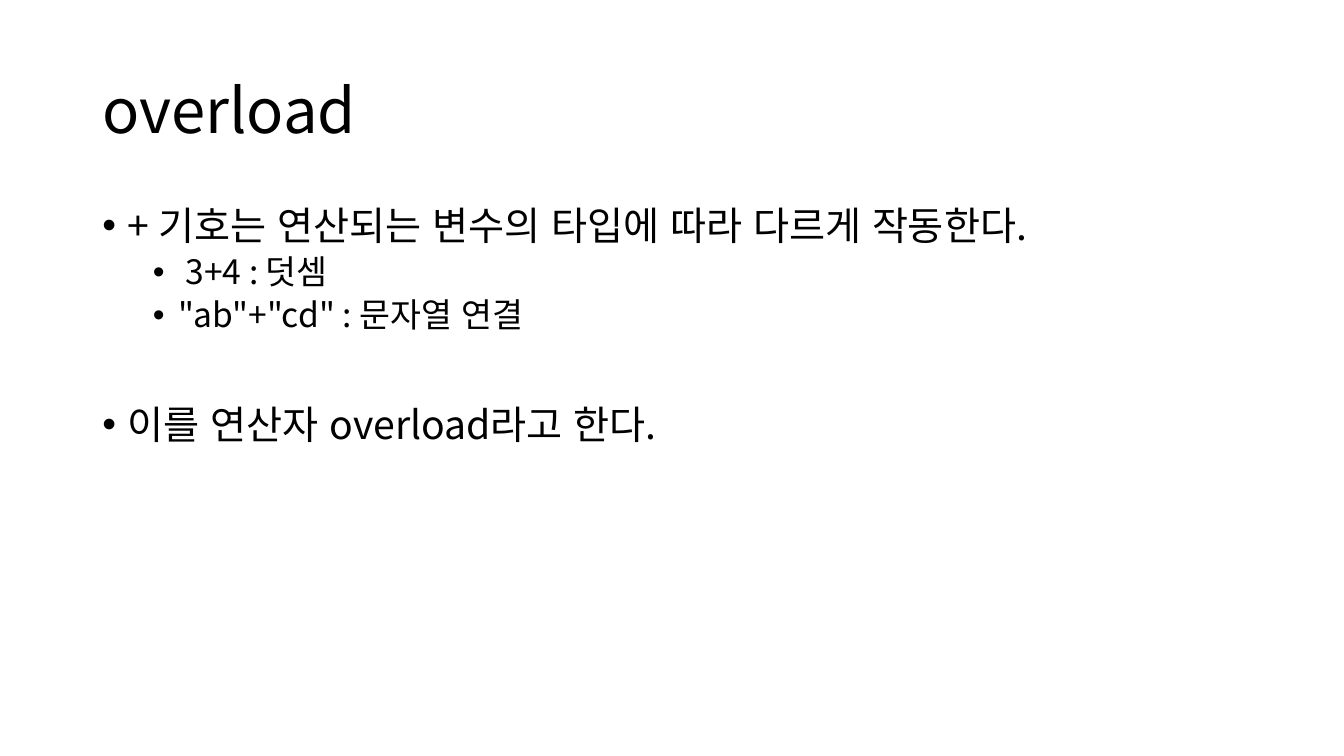
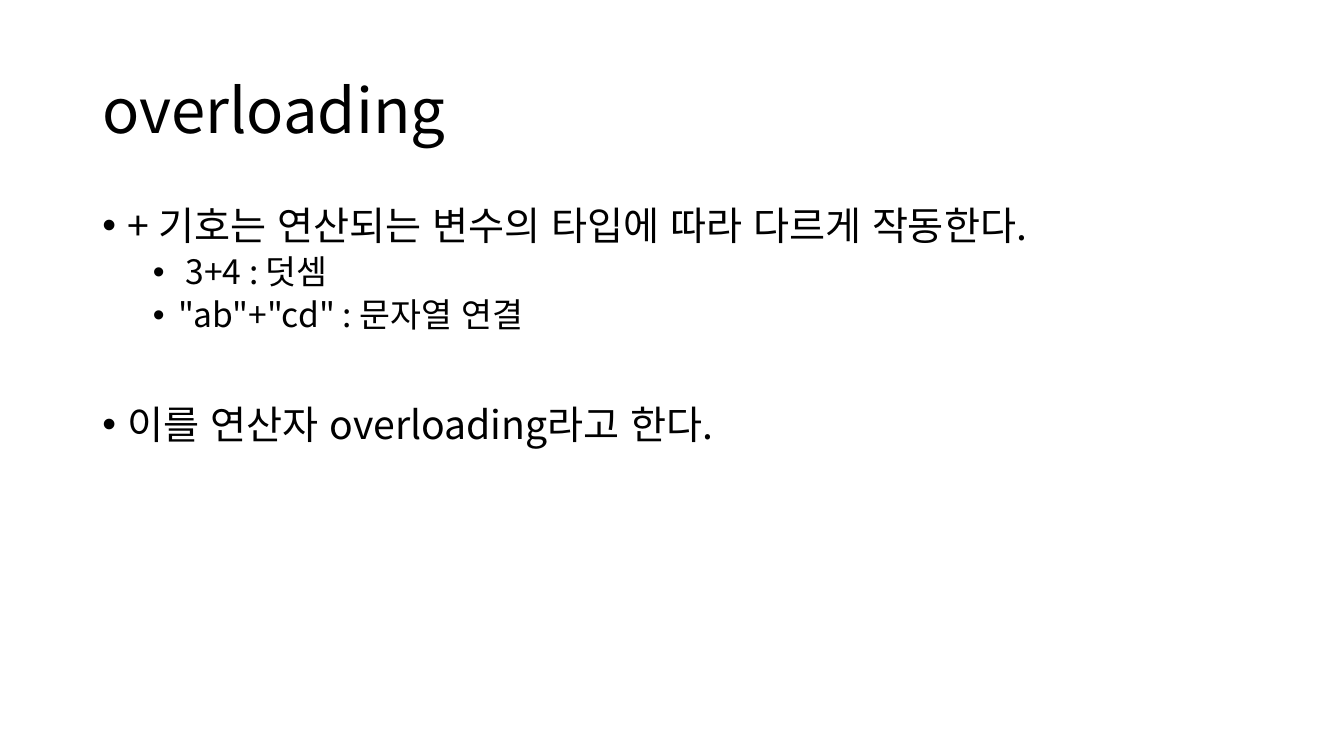
Before and after one commit to rigel13/SPuP, a slide deck: slide 24 of lecture/Python_2_기본.pptx. Drawn at 1344x756 pixels with LibreOffice and Linux fonts; fonts in the diff are those of the drawing. Boxes give left, top, right and bottom in pixels: in the first picture for what was removed or moved away, otherwise in the second. Text is boxed around its words. In the diff, an @@ line names an element or a change of style, - is before the commit and + after.

```diff
--- a/lecture/Python_2_기본.pptx
+++ b/lecture/Python_2_기본.pptx
@@ title at [102,84,445,149]: text changed @@
-overload
+overloading
@@ text at [128,406,714,449]: text changed @@
-• 이를 연산자 overload라고 한다.
+• 이를 연산자 overloading라고 한다.
```
Also in this commit, not shown: 1 other slide changed, 2 other files.
